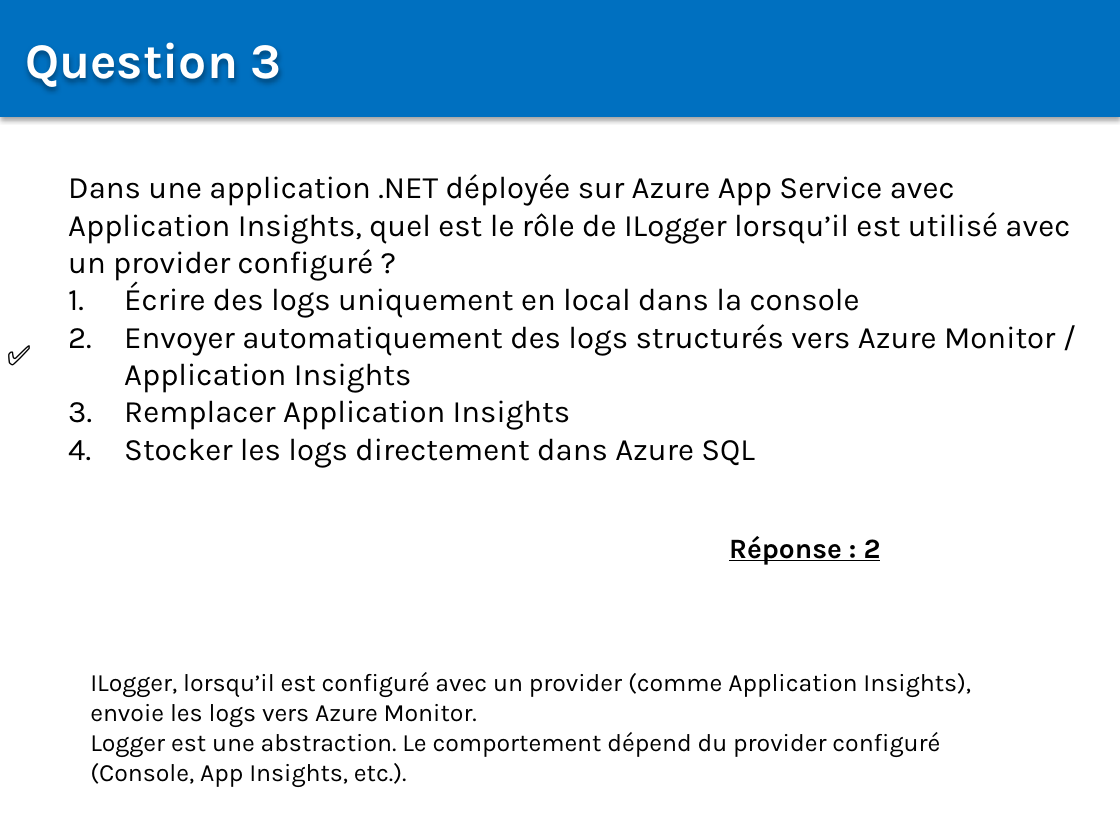
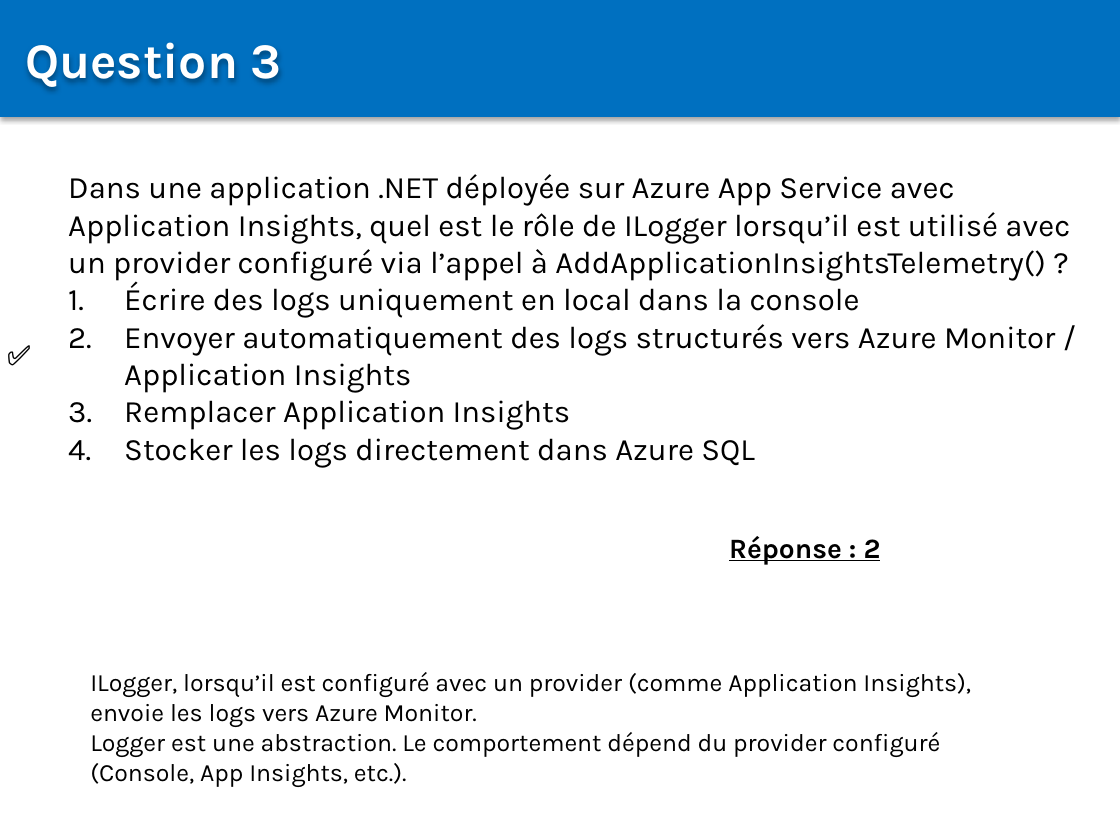
Before and after one commit to Sybaris-Classroom/az-204, a slide deck: slide 180 of Quiz/Quiz.pptx. Drawn at 1120x840 pixels with LibreOffice and Linux fonts; fonts in the diff are those of the drawing. Boxes give left, top, right and bottom in pixels: in the first picture for what was removed or moved away, otherwise in the second. Text is boxed around its words. In the diff, an @@ line names an element or a change of style, - is before the commit and + after.

```diff
--- a/Quiz/Quiz.pptx
+++ b/Quiz/Quiz.pptx
@@ text at box(68, 174, 1070, 281): text changed @@
-Dans une application .NET déployée sur Azure App Service avec Application Insights, quel est le rôle de ILogger lorsqu’il est utilisé avec un provider configuré ?
+Dans une application .NET déployée sur Azure App Service avec Application Insights, quel est le rôle de ILogger lorsqu’il est utilisé avec un provider configuré via l’appel à AddApplicationInsightsTelemetry() ?
```
Also in this commit, not shown: 7 other slides changed, 4 slides added.
